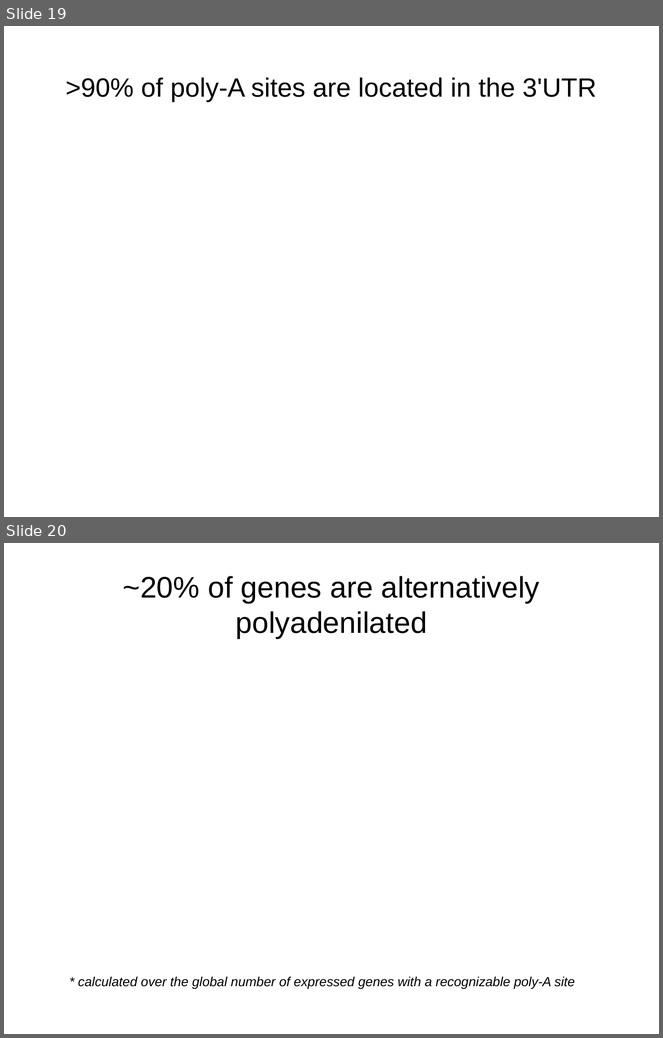
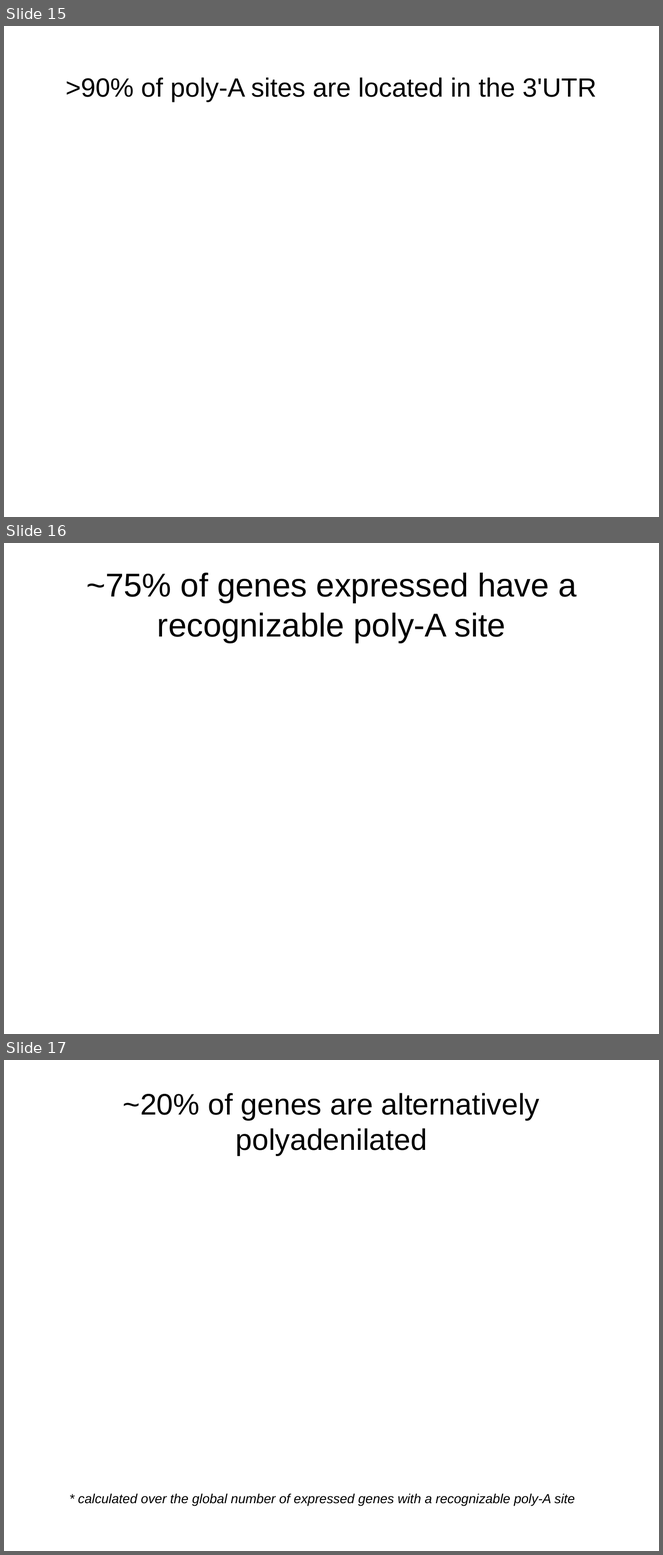
Before and after one commit to wilkinsonlab/m-oryzae-polya, a slide deck: oryzae_data.odp. Shown one above the other, each under a label of ours: slides 19 and 20 before the commit, slides 15, 16 and 17 after it. The pictures are 663x1038 and 663x1555 pixels, drawn with LibreOffice and Linux fonts; fonts in the diff are those of the drawing. Boxes give left, top, right and bottom in pixels: in the first picture for what was removed or moved away, otherwise in the second. Text is boxed around its words. In the diff, an @@ line names an element or a change of style, - is before the commit and + after.

```diff
--- a/oryzae_data.odp
+++ b/oryzae_data.odp
@@ slide 16 added at bbox=[4, 543, 659, 1034], background #FFFFFF @@
@@ title added at bbox=[86, 573, 577, 643], 40 pt, text #000000 @@
+~75% of genes expressed have a recognizable poly-A site
@@ what was slide 19 is now slide 15 @@
@@ what was slide 20 is now slide 17 @@
```
Also in this commit, not shown: 14 slides changed, 2 other slides added, 3 other files.
